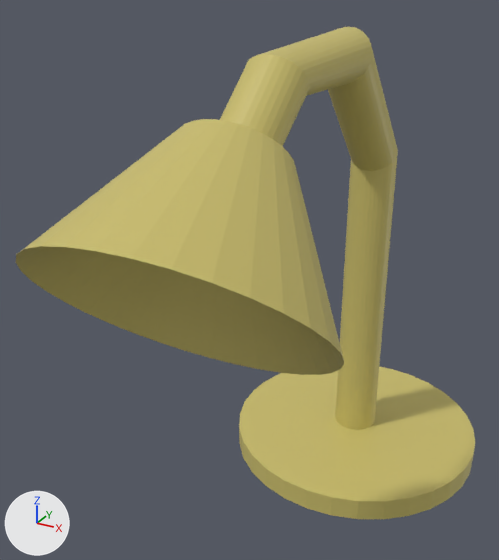
Before and after pictures for a commit that changed the FBX model Assets/Prefab/NEW Lamp.fbx.
The view is the same before and after, from a 50 mm lens placed at (1.12, -3.34, 2.59), pointed at (-0.27, -0.82, 1.32). The axes (+X, +Y, +Z) are drawn at lower left. The lights are the same throughout.

In view in the first picture: 'Lamp'.
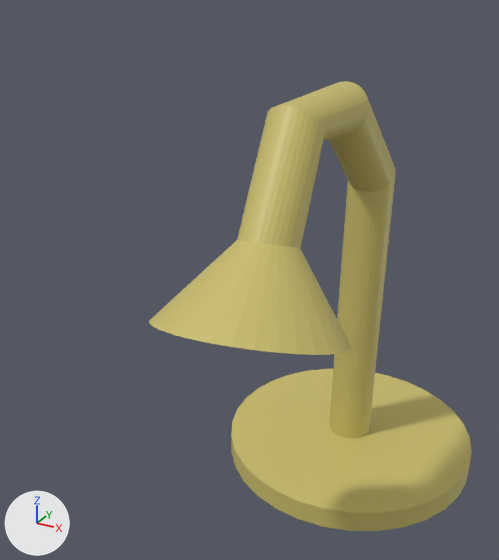
Where the change shows, as pixel boxes (x1, y1, x2, y2) in the pictures (499 x 560 px):
'Lamp', reshaped, moved, rescaled, turned: before (16, 27, 475, 519); after (149, 81, 472, 531)
part 1 of me_lamp, added (yellow): after (149, 81, 472, 531)
part 2 of me_lamp, deleted (yellow): before (16, 27, 475, 519)

Patch to the scene script:
```diff
--- a/Assets/Prefab/NEW Lamp.fbx.py
+++ b/Assets/Prefab/NEW Lamp.fbx.py
@@ me_lamp @@
 # used by ob_lamp; location = (0.0, -1.507, 1.909); rotation_euler = (1.571, 0.0, 0.0), in degrees (90, 0, 0); scale = (-0.0011, -0.0011, -0.0011)
-me_lamp.from_pydata(...)  # 802 vertices, 771 faces; spans x -627.0..627.0, y -438.0..1705.0, z -577.0..1991.0
+me_lamp.from_pydata(...)  # 770 vertices, 769 faces; spans x -6.0..6.0, y -20.0..1.0, z -2.0..17.0
+# me_lamp part 1: a new loose piece of 288 vertices spanning x -6.0..6.0, y -20.0..1.0, z -2.0..17.0, in mat_lamp (picture img_newlampuv_albedo_png)
+# me_lamp part 2: 320 vertices removed from x -627.0..627.0, y -438.0..1705.0, z -577.0..1991.0
 me_lamp.materials.append(mat_lamp)
@@ ob_lamp @@
 ob_lamp = bpy.data.objects.new('Lamp', me_lamp)
-ob_lamp.location = (0.0, -1.507, 1.909)
-ob_lamp.rotation_euler = (1.571, 0.0, 0.0)  # degrees (90, 0, 0)
-ob_lamp.scale = (-0.0011, -0.0011, -0.0011)
+ob_lamp.location = (0.0, -1.6, 1.909)
+ob_lamp.scale = (-0.11, -0.11, -0.11)
```
